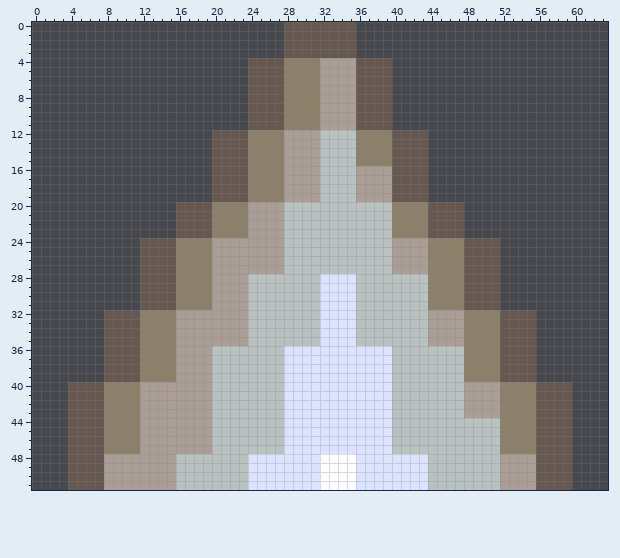
A pixel-art sprite gets an edit: Assets/art/terrain/spike.png. Above, as it was before the edit.
The file is 64x52 pixels.
The result:
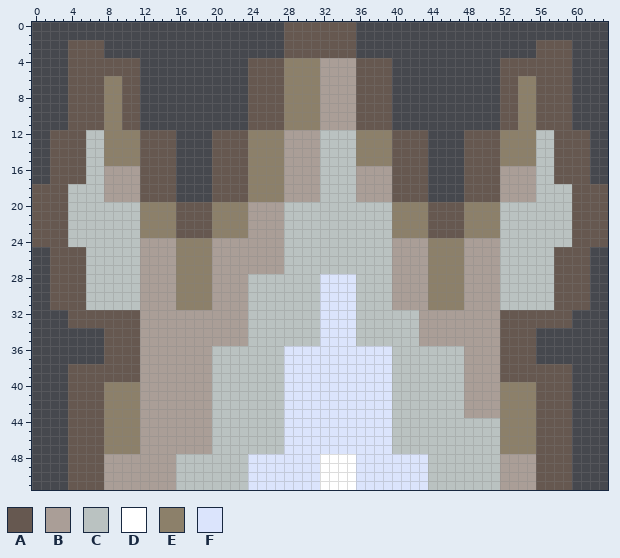
Palette (. is transparent): A #665850  B #aa9e97  C #bac2c1  D #ffffff  E #8c806a  F #dbe4fc
The edit:
Changed rows in their new state; - is an unchanged pixel.
first column x 0:
 2 ----AAAA------------------------------------------------AAAA----
 3 ----AAAA------------------------------------------------AAAA----
 4 ----AAAAAAAA----------------------------------------AAAAAAAA----
 5 ----AAAAAAAA----------------------------------------AAAAAAAA----
 6 ----AAAAEEAA----------------------------------------AAEEAAAA----
 7 ----AAAAEEAA----------------------------------------AAEEAAAA----
 8 ----AAAAEEAA----------------------------------------AAEEAAAA----
 9 ----AAAAEEAA----------------------------------------AAEEAAAA----
10 ----AAAAEEAA----------------------------------------AAEEAAAA----
11 ----AAAAEEAA----------------------------------------AAEEAAAA----
12 --AAAACCEEEEAAAA--------------------------------AAAAEEEECCAAAA--
13 --AAAACCEEEEAAAA--------------------------------AAAAEEEECCAAAA--
14 --AAAACCEEEEAAAA--------------------------------AAAAEEEECCAAAA--
15 --AAAACCEEEEAAAA--------------------------------AAAAEEEECCAAAA--
16 --AAAACCBBBBAAAA--------------------------------AAAABBBBCCAAAA--
17 --AAAACCBBBBAAAA--------------------------------AAAABBBBCCAAAA--
18 AAAACCCCBBBBAAAA--------------------------------AAAABBBBCCCCAAAA
19 AAAACCCCBBBBAAAA--------------------------------AAAABBBBCCCCAAAA
20 AAAACCCCCCCCEEEE--------------------------------EEEECCCCCCCCAAAA
21 AAAACCCCCCCCEEEE--------------------------------EEEECCCCCCCCAAAA
22 AAAACCCCCCCCEEEE--------------------------------EEEECCCCCCCCAAAA
23 AAAACCCCCCCCEEEE--------------------------------EEEECCCCCCCCAAAA
24 AAAACCCCCCCCBBBB--------------------------------BBBBCCCCCCCCAAAA
25 --AAAACCCCCCBBBB--------------------------------BBBBCCCCCCAAAA--
26 --AAAACCCCCCBBBB--------------------------------BBBBCCCCCCAAAA--
27 --AAAACCCCCCBBBB--------------------------------BBBBCCCCCCAAAA--
28 --AAAACCCCCCBBBB------------------------BBBB----BBBBCCCCCCAAAA--
29 --AAAACCCCCCBBBB------------------------BBBB----BBBBCCCCCCAAAA--
30 --AAAACCCCCCBBBB------------------------BBBB----BBBBCCCCCCAAAA--
31 --AAAACCCCCCBBBB------------------------BBBB----BBBBCCCCCCAAAA--
32 ----AAAA----BBBB---------------------------B----BBBB----AAAA----
33 ----AAAA----BBBB---------------------------B----BBBB----AAAA----
34 ------------BBBB---------------------------B----BBBB------------
35 ------------BBBB---------------------------B----BBBB------------
36 ------------BBBB--------------------------------BBBB------------
37 ------------BBBB--------------------------------BBBB------------
38 ----AAAA----BBBB--------------------------------BBBB----AAAA----
39 ----AAAA----BBBB--------------------------------BBBB----AAAA----
Pixel boxes of the changes (left, top, right, bottom) in both pictures:
changed: (32, 40, 176, 382)
changed: (464, 40, 608, 382)
changed: (392, 274, 428, 346)
